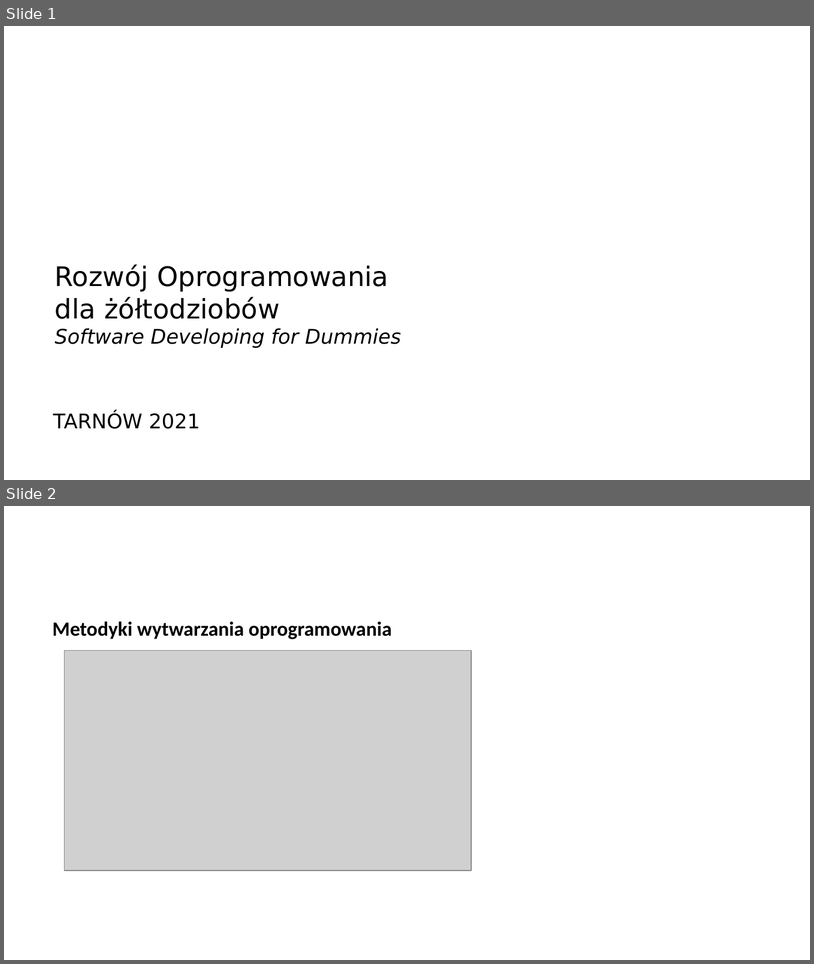
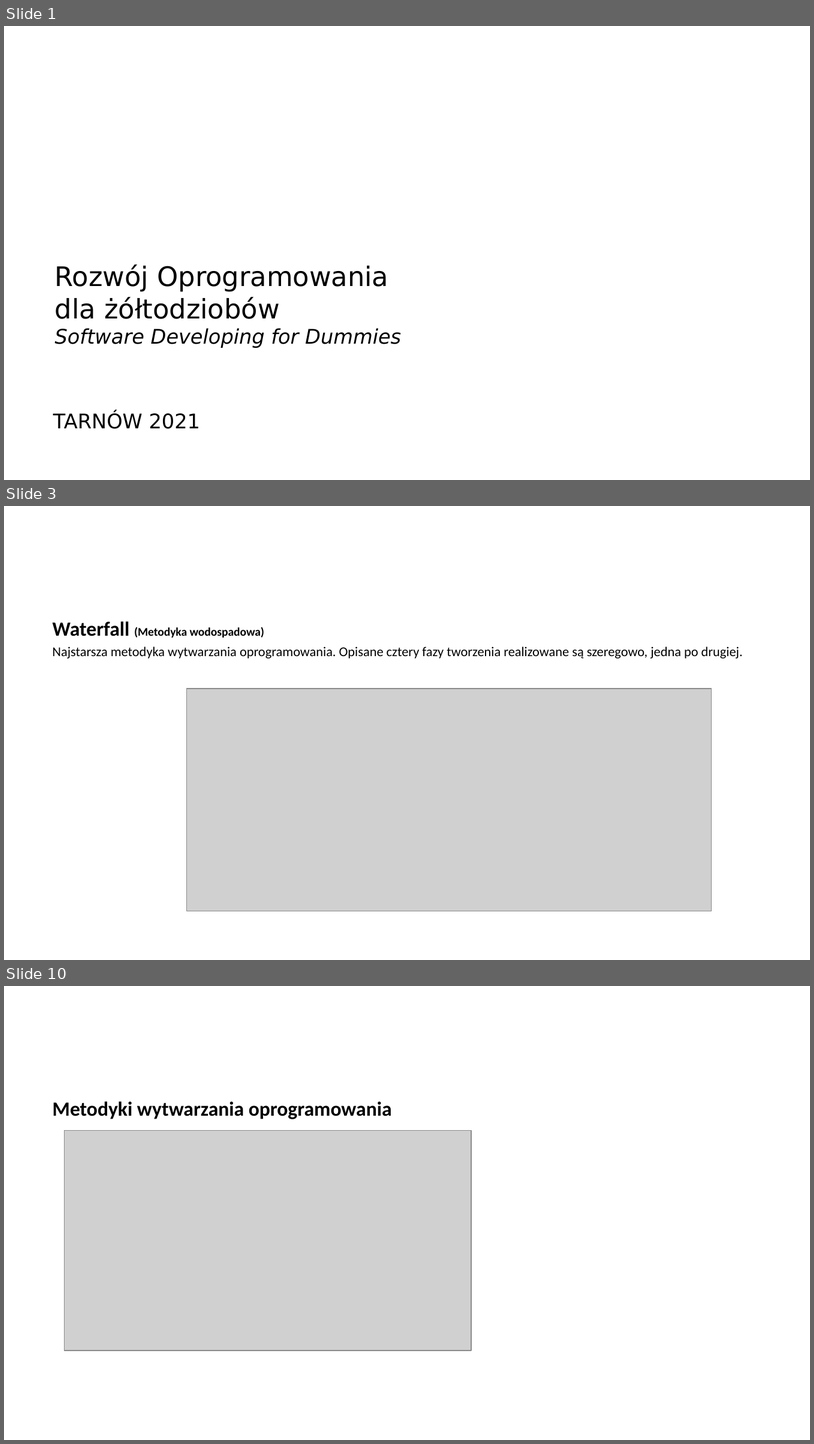
Before and after one commit to arturkwiek/gitlab-tutorial, a slide deck: gitLab - tutorial.pptx. Shown one above the other, each under a label of ours: slides 1 and 2 before the commit, slides 1, 3 and 10 after it; the slides between them are not shown. The pictures are 814x964 and 814x1444 pixels, drawn with LibreOffice and Linux fonts; fonts in the diff are those of the drawing; grey boxes stand for pictures; background and template pictures are left out. Boxes give left, top, right and bottom in pixels: in the first picture for what was removed or moved away, otherwise in the second. Text is boxed around its words. In the diff, an @@ line names an element or a change of style, - is before the commit and + after.

```diff
--- a/gitLab - tutorial.pptx
+++ b/gitLab - tutorial.pptx
@@ slide 3 added at (x1=4, y1=506, x2=810, y2=960), background picture (left out) @@
@@ text added at (x1=53, y1=621, x2=743, y2=658), 12 pt, text #000000 @@
+Waterfall (Metodyka wodospadowa)
+Najstarsza metodyka wytwarzania oprogramowania. Opisane cztery fazy tworzenia realizowane są szeregowo, jedna po drugiej.
@@ picture added at (x1=187, y1=688, x2=712, y2=911) @@
@@ what was slide 2 is now slide 10 @@
```
Also in this commit, not shown: 1 slide changed, 10 other slides added.
